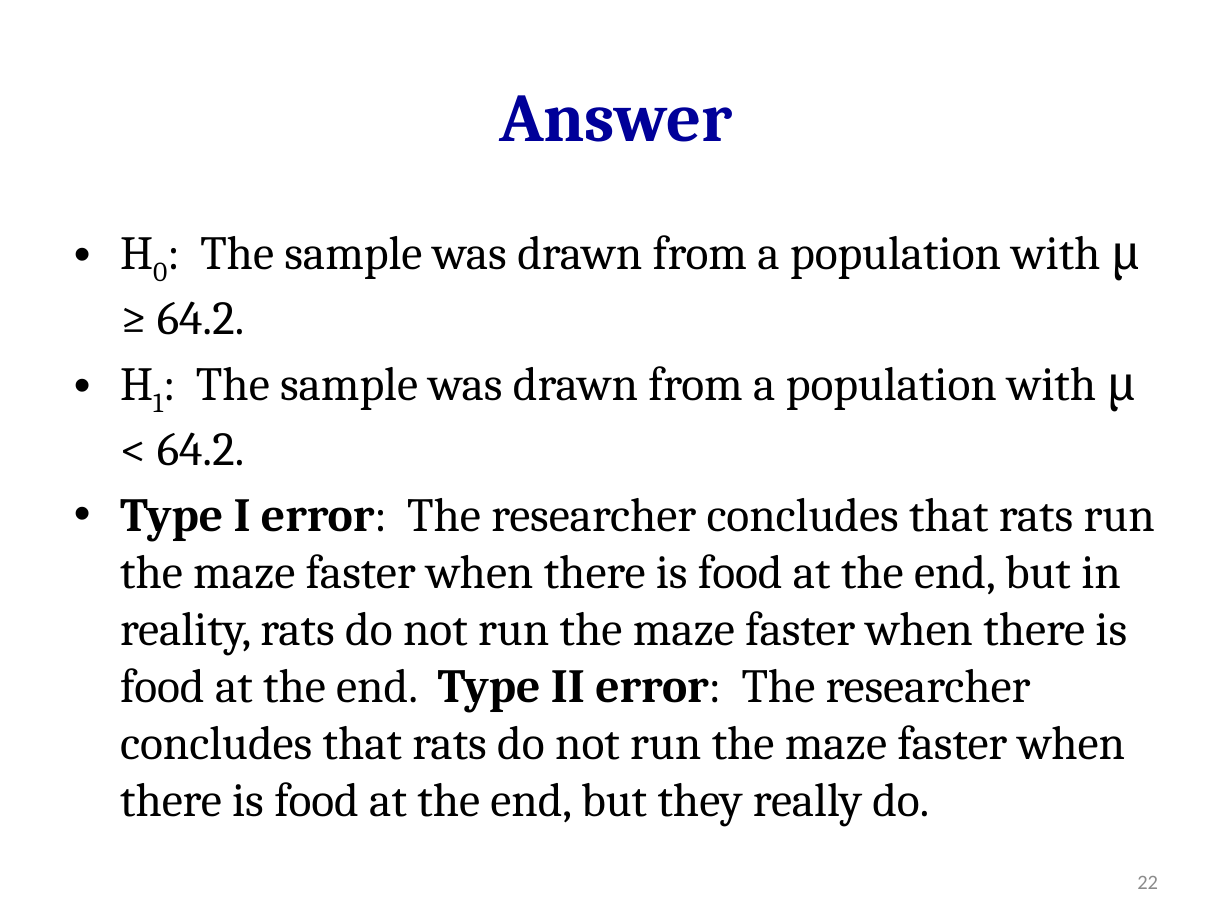
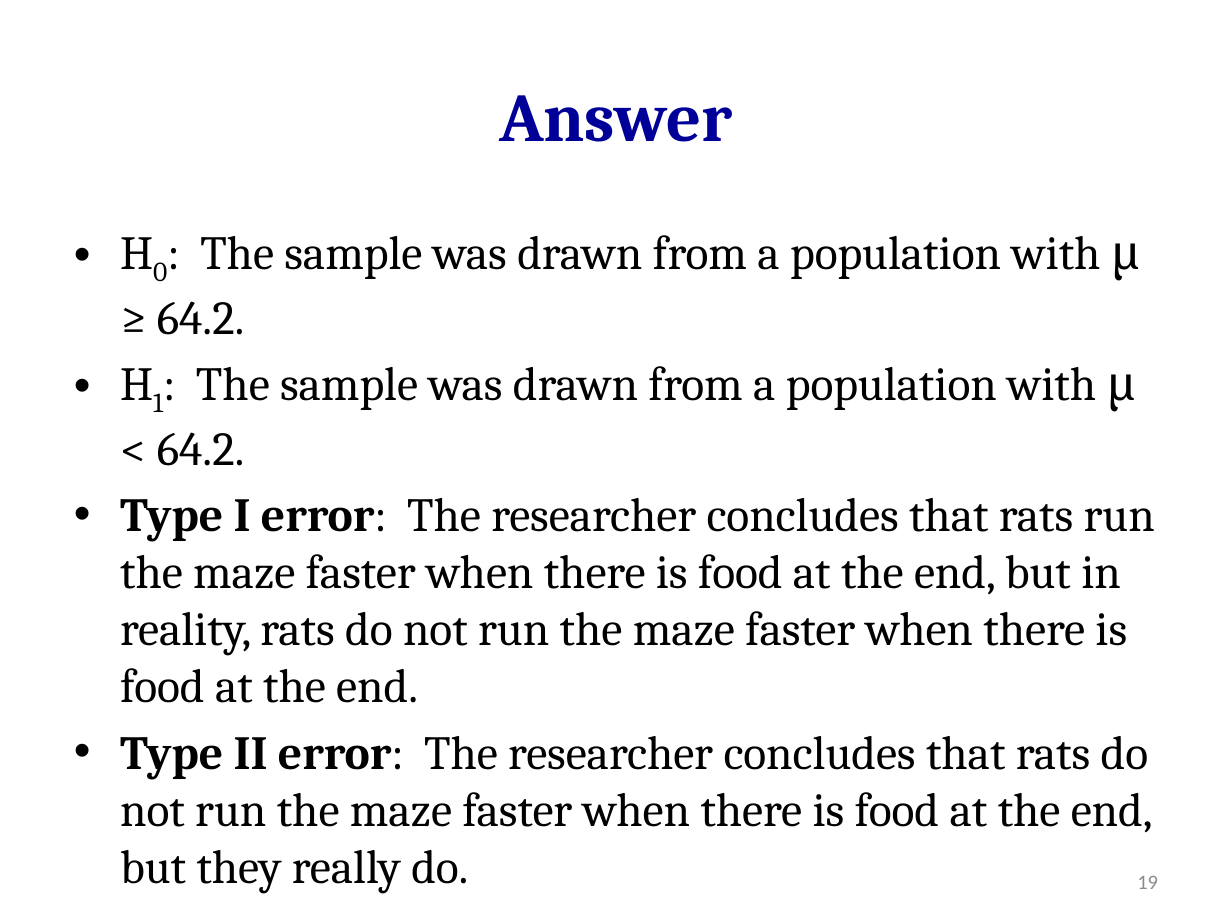
Before and after one commit to hejibo/Psychological-Statistics, a slide deck: slide 19 of Lecture 12_Decision errors - Interpreting Hypothesis Testing Results (Type I Error and Power)/Lecture 12_decision errors - Interpreting Hypothesis Testing Results (Type I Error and Power).pptx (slide 22 before the commit). Drawn at 1232x924 pixels with LibreOffice and Linux fonts; fonts in the diff are those of the drawing. Boxes give left, top, right and bottom in pixels: in the first picture for what was removed or moved away, otherwise in the second. Text is boxed around its words. In the diff, an @@ line names an element or a change of style, - is before the commit and + after.

```diff
--- a/Lecture 12_Decision errors - Interpreting Hypothesis Testing Results (Type I Error and Power)/Lecture 12_decision errors - Interpreting Hypothesis Testing Results (Type I Error and Power).pptx
+++ b/Lecture 12_Decision errors - Interpreting Hypothesis Testing Results (Type I Error and Power)/Lecture 12_decision errors - Interpreting Hypothesis Testing Results (Type I Error and Power).pptx
@@ text at (120,498,1155,832): text changed @@
-• Type I error: The researcher concludes that rats run the maze faster when there is food at the end, but in reality, rats do not run the maze faster when there is food at the end. Type II error: The researcher concludes that rats do not run the maze faster when there is food at the end, but they really do.
+• Type I error: The researcher concludes that rats run the maze faster when there is food at the end, but in reality, rats do not run the maze faster when there is food at the end.
+• Type II error: The researcher concludes that rats do not run the maze faster when there is food at the end, but they really do.
@@ page number at (1137,876,1158,889): text changed @@
-22
+19
```
Also in this commit, not shown: 3 slides removed, 22 other files.
